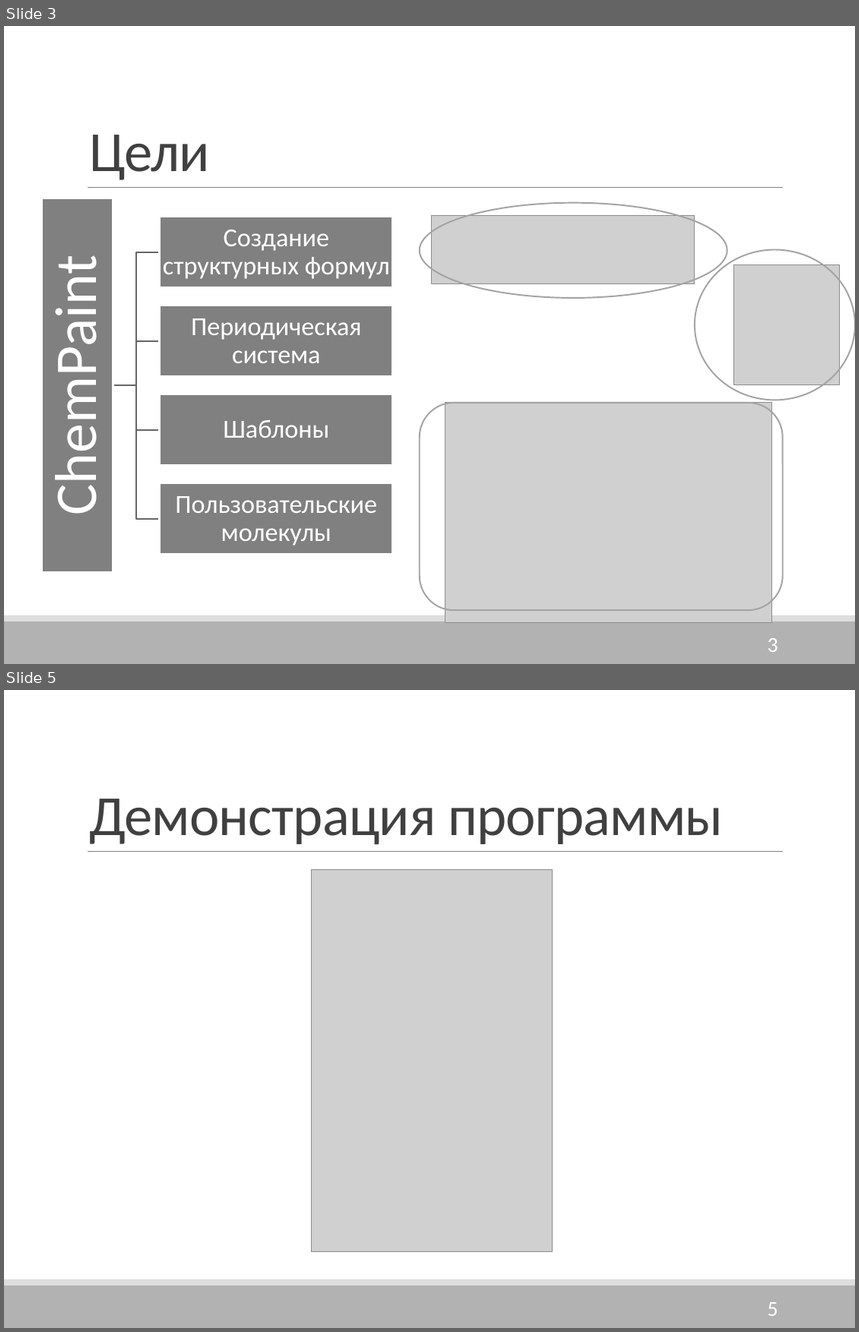
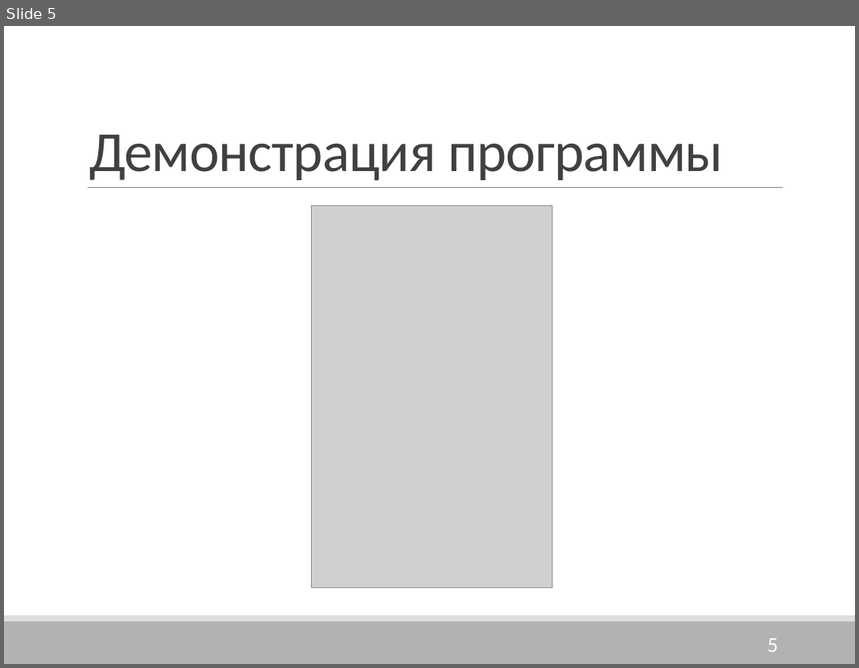
Before and after one commit to BizZzare/StepDiploma2.0, a slide deck: Головизнина/Разработка Android-приложения1.pptx. Shown one above the other, each under a label of ours: slides 3 and 5 before the commit, slide 5 after it; the slides between them are not shown. The pictures are 859x1332 and 859x668 pixels, drawn with LibreOffice and Linux fonts; fonts in the diff are those of the drawing; grey boxes stand for pictures. Boxes give left, top, right and bottom in pixels: in the first picture for what was removed or moved away, otherwise in the second. Text is boxed around its words. In the diff, an @@ line names an element or a change of style, - is before the commit and + after.

```diff
--- a/Головизнина/Разработка Android-приложения1.pptx
+++ b/Головизнина/Разработка Android-приложения1.pptx
@@ slide 3 removed at <box>4,26,855,664</box>, background #FFFFFF; not listed: 3 template elements that a slide beside it also shows @@
@@ title removed at <box>89,135,210,180</box> @@
-Цели
@@ ellipse removed at <box>420,203,728,298</box> @@
@@ picture removed at <box>432,216,695,284</box> @@
@@ ellipse removed at <box>695,250,855,401</box> @@
@@ picture removed at <box>734,265,840,385</box> @@
@@ rounded rectangle removed at <box>420,403,783,610</box> @@
@@ picture removed at <box>445,403,772,623</box> @@
@@ group removed at <box>40,199,393,573</box>: 5 rectangles, 5 texts, 4 freeform shapes @@
-ChemPaint
-Создание структурных формул
-Периодическая система
-Шаблоны
-Пользовательские молекулы
@@ page number removed at <box>768,639,778,652</box> @@
-3
```
Also in this commit, not shown: 3 slides changed, 3 slides added, 2 other slides removed, 2 other files.
